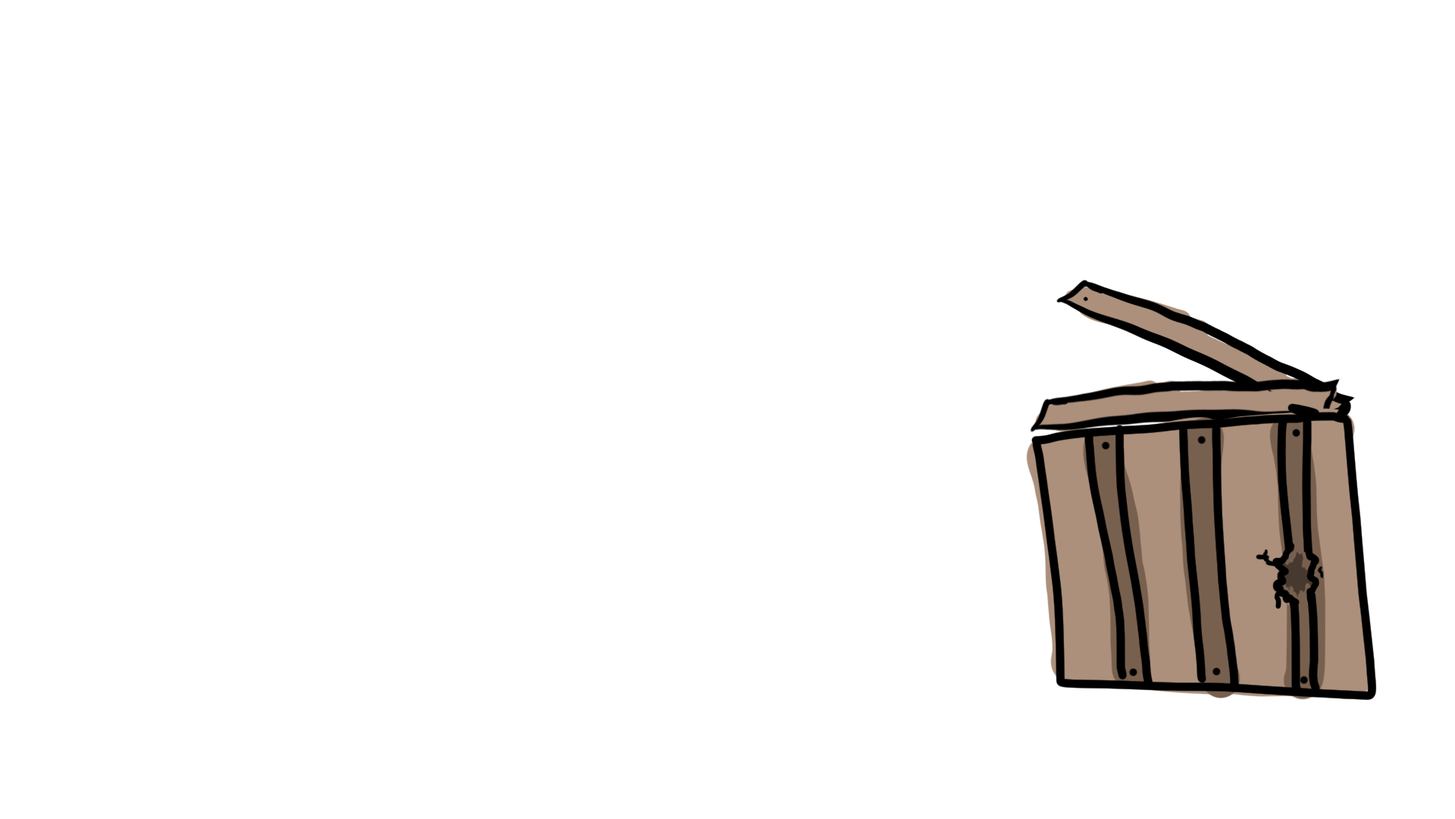
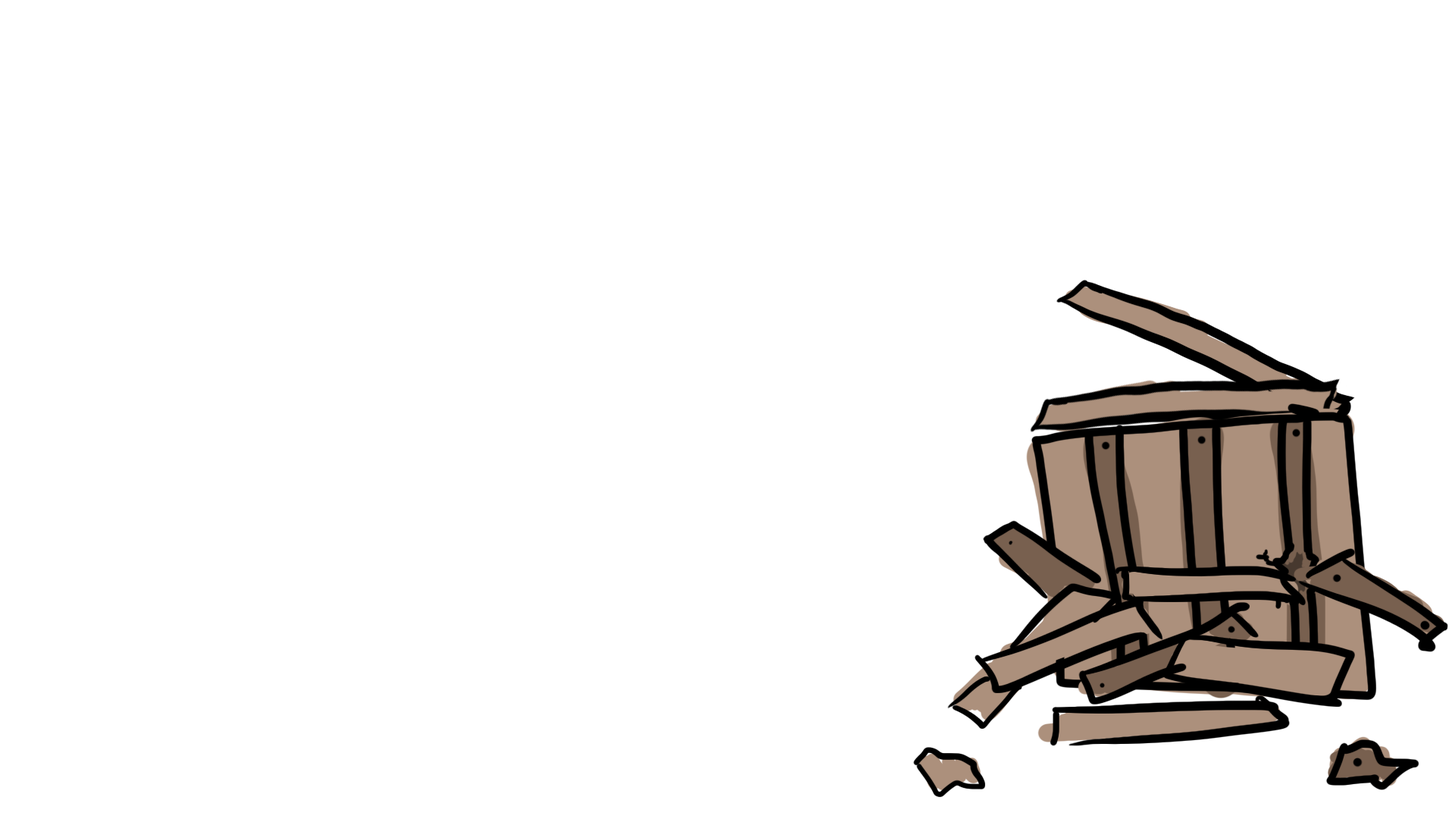
Layer changes from the first 1455×819 image to the second:
added group "Crate_Destroyed" with 2 layers above "Crate" over [913, 519, 1449, 798]
showed "Layer 5", moved it into group "Crate_Destroyed" over [913, 519, 1449, 798]
showed "Layer 6", moved it into group "Crate_Destroyed" over [917, 525, 1446, 791]
renamed "Layer 1" to "Crate", painted on it over [1025, 296, 1378, 701]
removed layer "Layer 2" over [1268, 558, 1326, 606]
